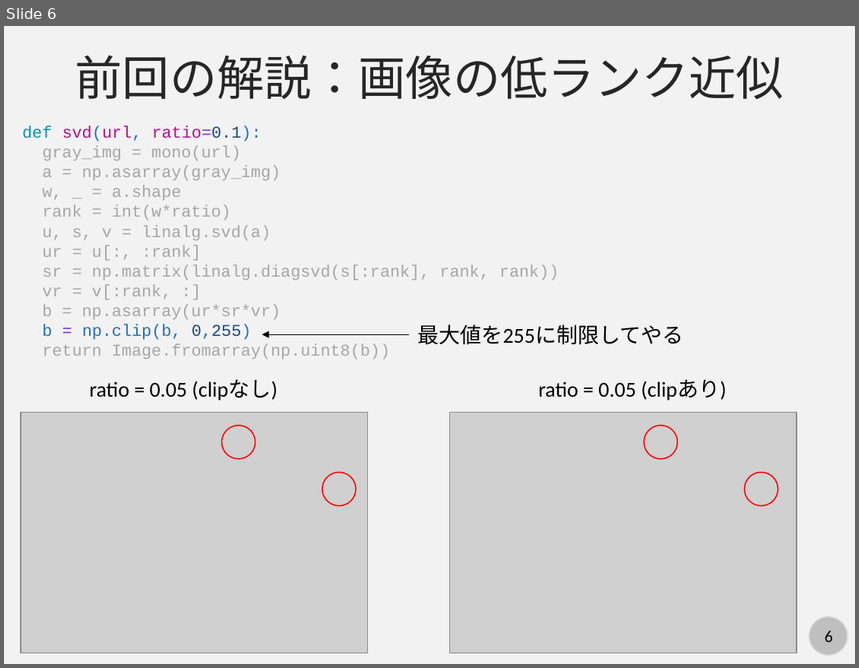
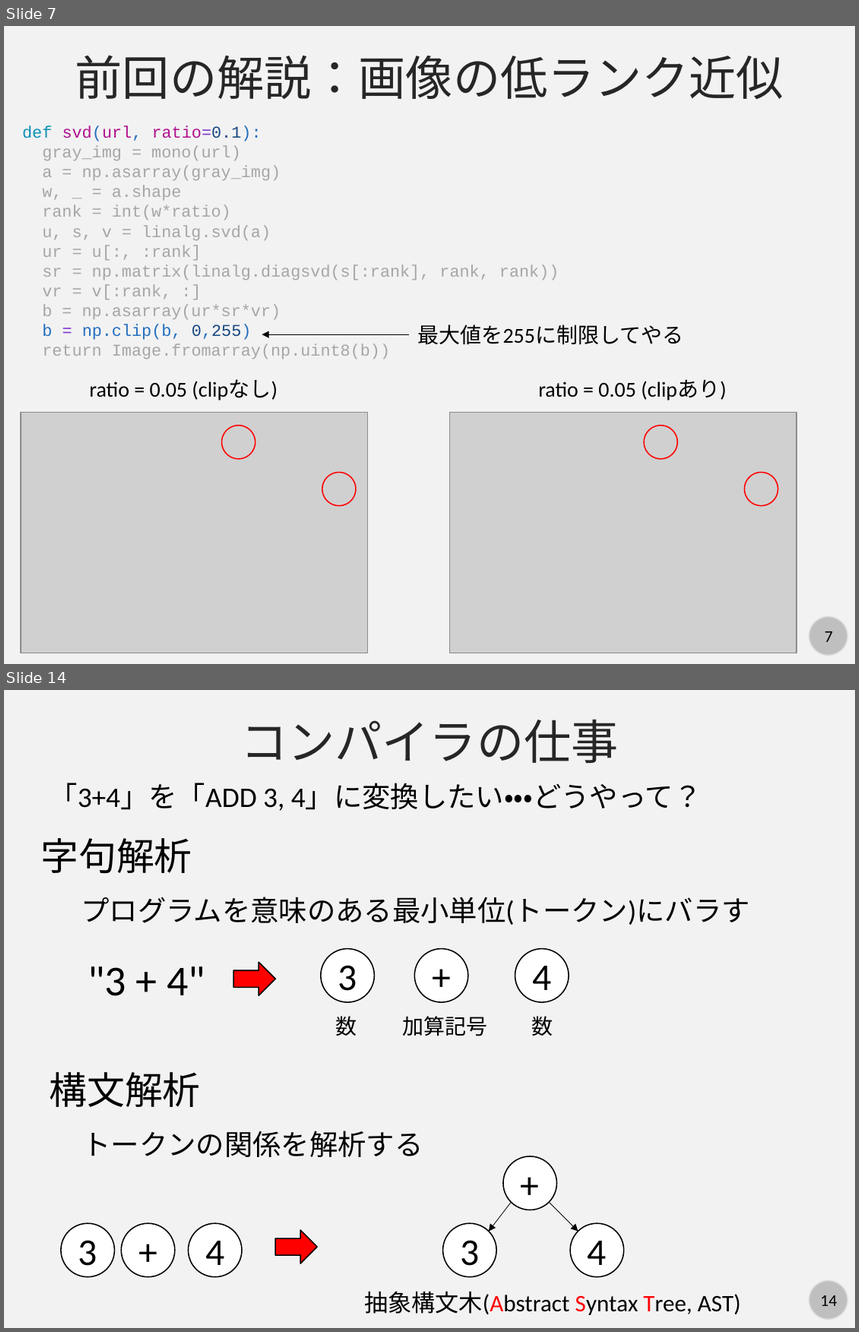
Before and after one commit to kaityo256/python_zero, a slide deck: howtowork/fig/slide.pptx. Shown one above the other, each under a label of ours: slide 6 before the commit, slides 7 and 14 after it; the slides between them are not shown. The pictures are 859x668 and 859x1332 pixels, drawn with LibreOffice and Linux fonts; fonts in the diff are those of the drawing; grey boxes stand for pictures. Boxes give left, top, right and bottom in pixels: in the first picture for what was removed or moved away, otherwise in the second. Text is boxed around its words. In the diff, an @@ line names an element or a change of style, - is before the commit and + after.

```diff
--- a/howtowork/fig/slide.pptx
+++ b/howtowork/fig/slide.pptx
@@ slide 14 added at <box>4,690,855,1328</box>, background #F2F2F2; not listed: 2 template elements that a slide beside it also shows @@
@@ text added at <box>240,719,618,763</box>, 40 pt, text #262626 @@
+コンパイラの仕事
@@ text added at <box>49,783,702,811</box>, 24 pt, text #000000 @@
+「3+4」を「ADD 3, 4」に変換したい・・・どうやって？
@@ text added at <box>41,838,192,873</box>, 32 pt, text #000000 @@
+字句解析
@@ text added at <box>82,897,750,925</box>, 24 pt, text #000000 @@
+プログラムを意味のある最小単位(トークン)にバラす
@@ right arrow added at <box>234,962,275,996</box>, fill #FF0000, outline #000000 1 pt @@
@@ ellipse added at <box>321,948,374,1002</box>, fill #FFFFFF, outline #000000 1 pt, 32 pt, text #000000 @@
+3
@@ ellipse added at <box>414,948,468,1002</box>, fill #FFFFFF, outline #000000 1 pt, 32 pt, text #000000 @@
++
@@ ellipse added at <box>515,948,569,1002</box>, fill #FFFFFF, outline #000000 1 pt, 32 pt, text #000000 @@
+4
@@ text added at <box>88,967,205,996</box>, 36 pt, text #000000 @@
+"3 + 4"
@@ text added at <box>336,1016,357,1036</box>, 18 pt, text #000000 @@
+数
@@ text added at <box>403,1016,488,1037</box>, 18 pt, text #000000 @@
+加算記号
@@ text added at <box>531,1016,553,1036</box>, 18 pt, text #000000 @@
+数
@@ text added at <box>49,1072,200,1107</box>, 32 pt, text #000000 @@
+構文解析
@@ text added at <box>83,1131,424,1157</box>, 24 pt, text #000000 @@
+トークンの関係を解析する
@@ ellipse added at <box>503,1157,557,1210</box>, fill #FFFFFF, outline #000000 1 pt, 32 pt, text #000000 @@
++
@@ arrow added from (512, 1202) to (489, 1231), #000000 0.5 pt @@
@@ arrow added from (549, 1202) to (579, 1231), #000000 0.5 pt @@
@@ ellipse added at <box>61,1224,115,1277</box>, fill #FFFFFF, outline #000000 1 pt, 32 pt, text #000000 @@
+3
@@ ellipse added at <box>122,1224,175,1277</box>, fill #FFFFFF, outline #000000 1 pt, 32 pt, text #000000 @@
++
@@ ellipse added at <box>189,1224,243,1277</box>, fill #FFFFFF, outline #000000 1 pt, 32 pt, text #000000 @@
+4
@@ right arrow added at <box>275,1230,317,1264</box>, fill #FF0000, outline #000000 1 pt @@
@@ ellipse added at <box>443,1224,496,1277</box>, fill #FFFFFF, outline #000000 1 pt, 32 pt, text #000000 @@
+3
@@ ellipse added at <box>570,1224,623,1277</box>, fill #FFFFFF, outline #000000 1 pt, 32 pt, text #000000 @@
+4
@@ text added at <box>364,1292,741,1315</box>, 20 pt, text #000000 @@
+抽象構文木(Abstract Syntax Tree, AST)
@@ what was slide 6 is now slide 7 @@
@@ page number at <box>825,632,833,642</box>: text changed @@
-6
+7
```
Also in this commit, not shown: 1 slide changed, 8 other slides added, 1 slide removed.
